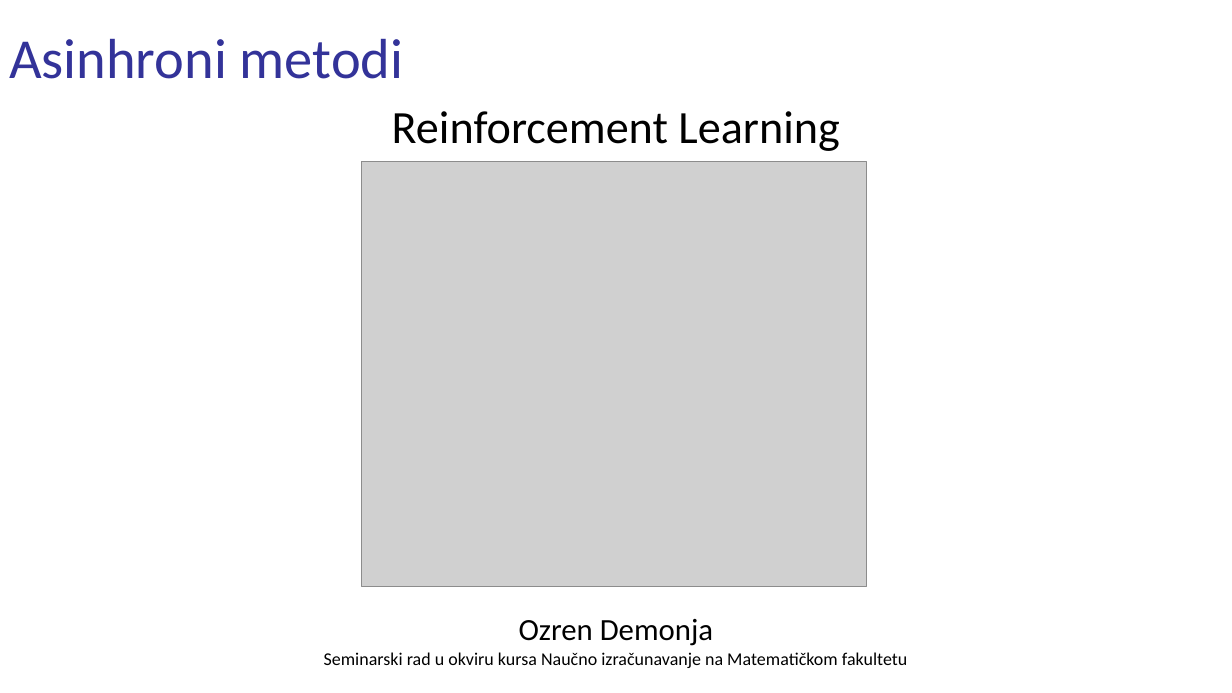
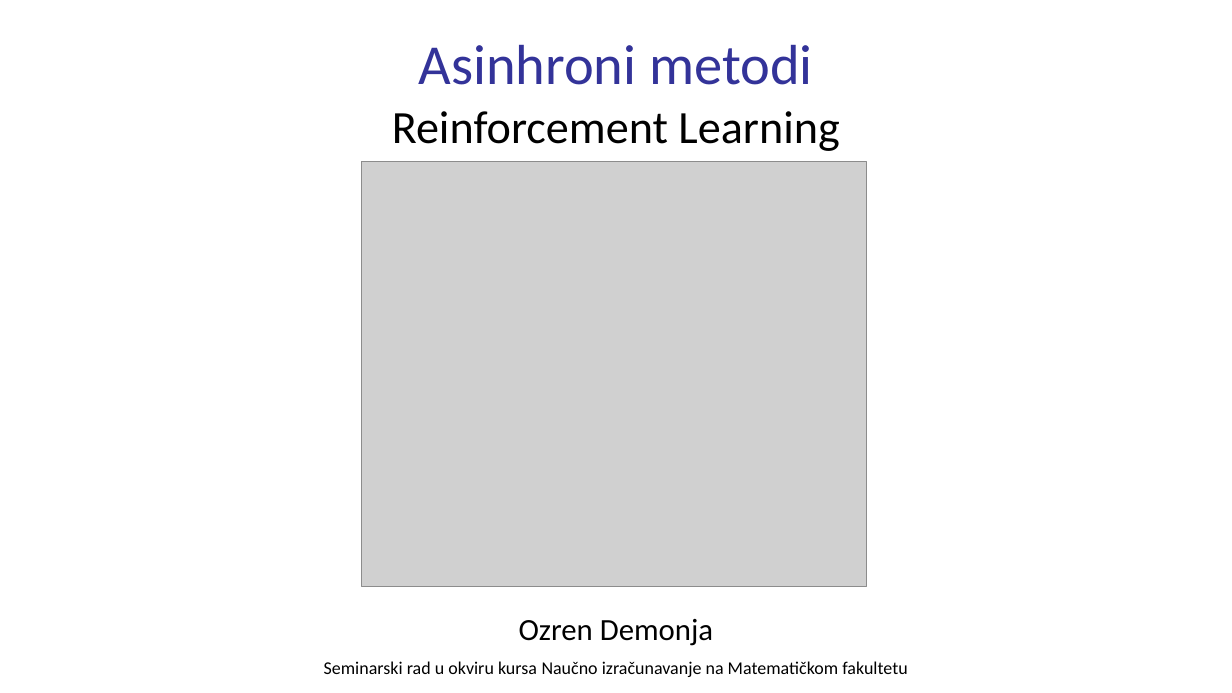
Before and after one commit to ozzy80/asynchronous_reinforcement_learning, a slide deck: slide 1 of prezentacija - skraceno.pptx. Drawn at 1232x693 pixels with LibreOffice and Linux fonts; fonts in the diff are those of the drawing; grey boxes stand for pictures. Boxes give left, top, right and bottom in pixels: in the first picture for what was removed or moved away, otherwise in the second. Text is boxed around its words. In the diff, an @@ line names an element or a change of style, - is before the commit and + after.

```diff
--- a/prezentacija - skraceno.pptx
+++ b/prezentacija - skraceno.pptx
@@ title "Asinhroni metodi": place and size @@
-title "Asinhroni metodi" at (9, 38, 404, 79)
+title "Asinhroni metodi" at (418, 44, 813, 85)
@@ text "Ozren Demonja" at (324, 619, 907, 677): more space between paragraphs @@
```
Also in this commit, not shown: 23 other slides changed, 1 other file.
